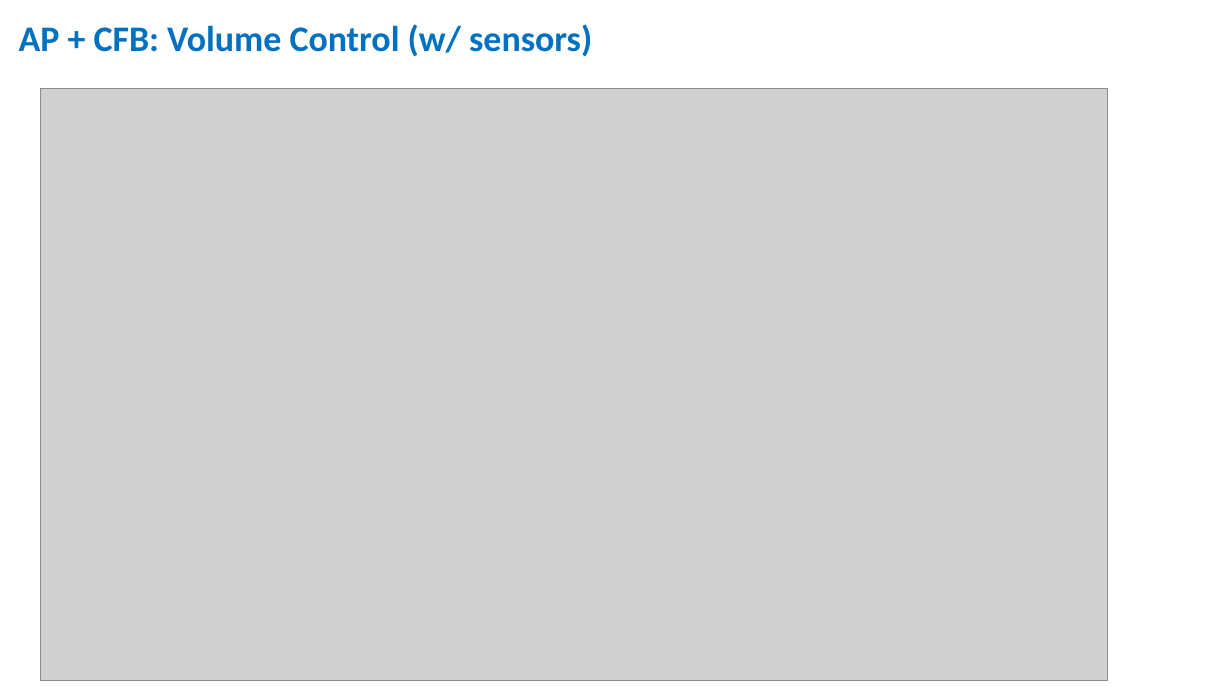
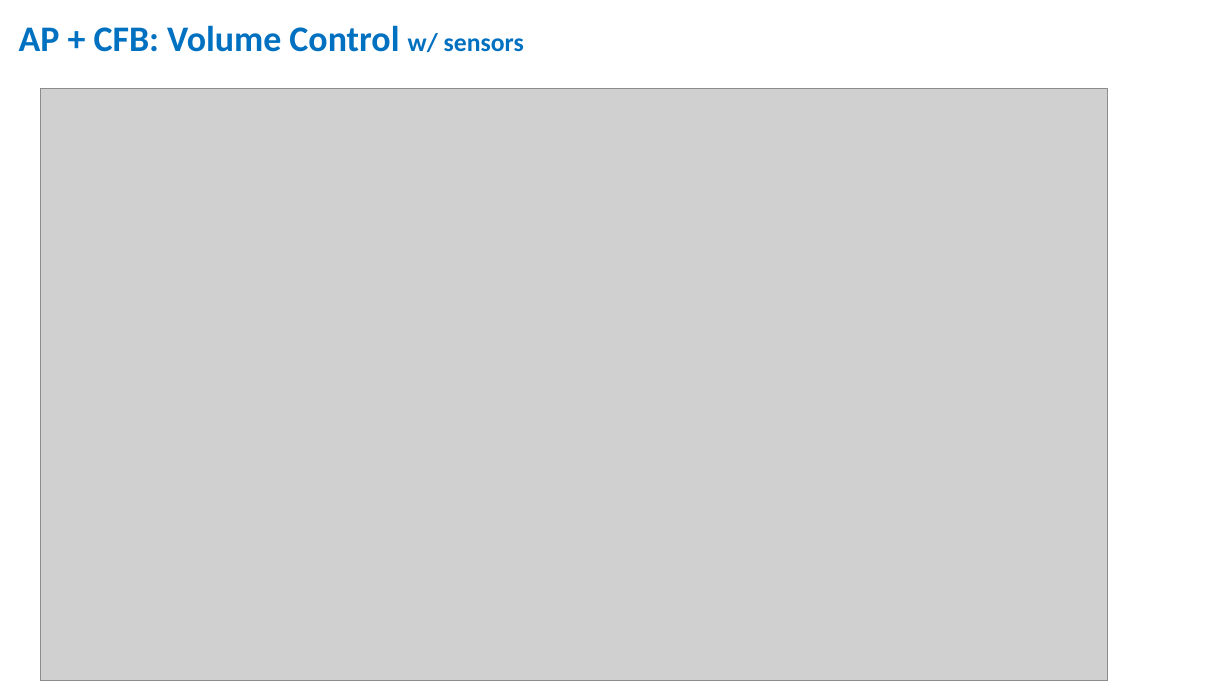
Before and after one commit to icub-tech-iit/ventilator-FI5, a slide deck: slide 20 of models/simscape/analysis/analysis.pptx. Drawn at 1232x693 pixels with LibreOffice and Linux fonts; fonts in the diff are those of the drawing; grey boxes stand for pictures; background and template pictures are left out. Boxes give left, top, right and bottom in pixels: in the first picture for what was removed or moved away, otherwise in the second. Text is boxed around its words. In the diff, an @@ line names an element or a change of style, - is before the commit and + after.

```diff
--- a/models/simscape/analysis/analysis.pptx
+++ b/models/simscape/analysis/analysis.pptx
@@ text at [19, 25, 524, 53]: text changed @@
-AP + CFB: Volume Control (w/ sensors)
+AP + CFB: Volume Control w/ sensors
```
Also in this commit, not shown: 2 other slides changed, 2 slides added.
